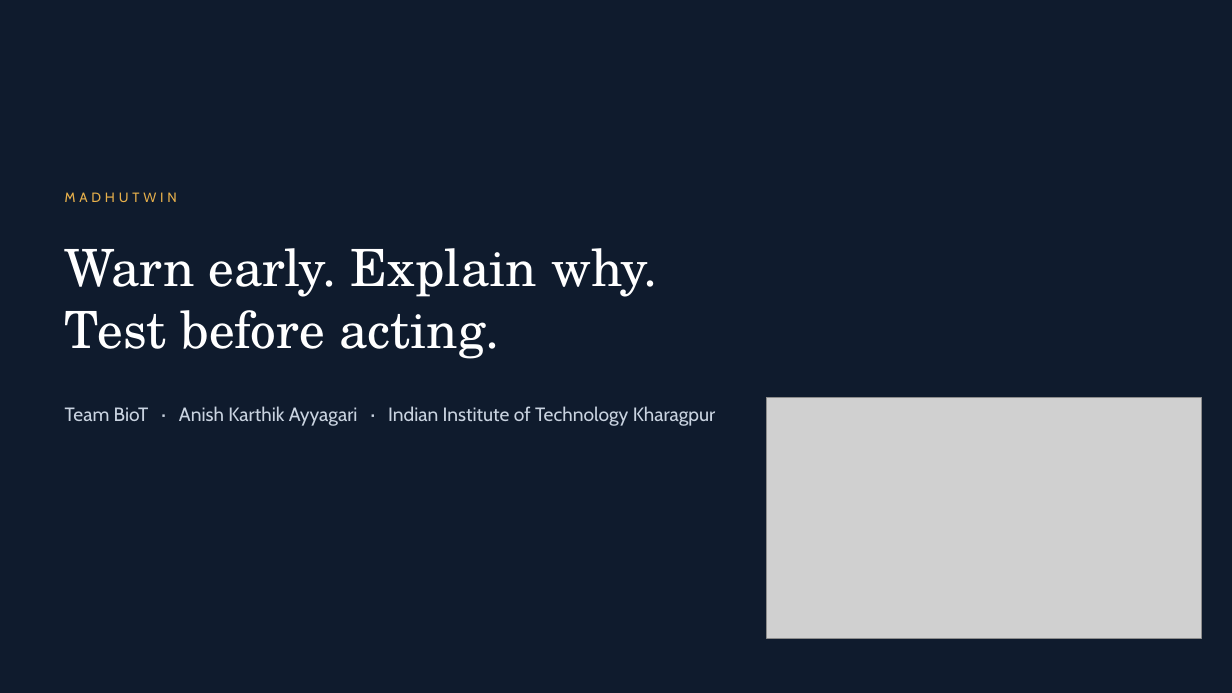
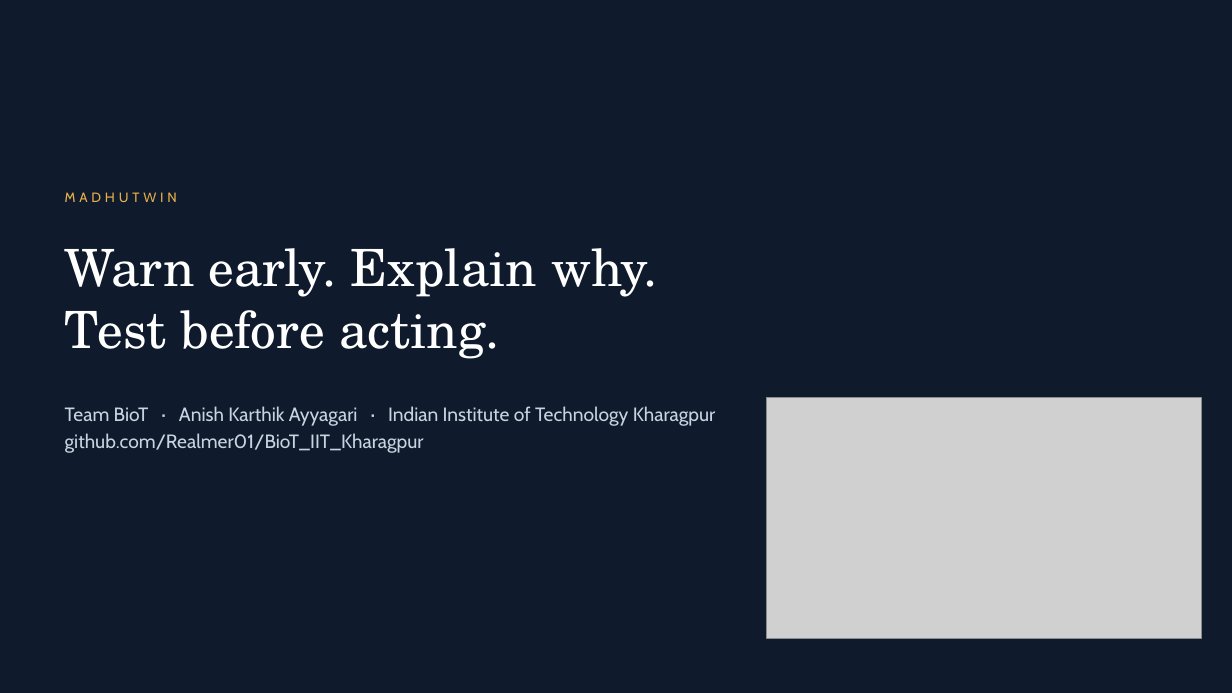
Before and after one commit to Realmer01/BioT_IIT_Kharagpur, a slide deck: slide 18 of docs/Presentation.pptx. Drawn at 1232x693 pixels with LibreOffice and Linux fonts; fonts in the diff are those of the drawing; grey boxes stand for pictures. Boxes give left, top, right and bottom in pixels: in the first picture for what was removed or moved away, otherwise in the second. Text is boxed around its words. In the diff, an @@ line names an element or a change of style, - is before the commit and + after.

Commit message:
Add the repository link to the closing slide

```diff
--- a/docs/Presentation.pptx
+++ b/docs/Presentation.pptx
@@ text at <box>65,433,424,453</box>: paragraph added @@
+github.com/Realmer01/BioT_IIT_Kharagpur
```
Also in this commit, not shown: 1 other file.
